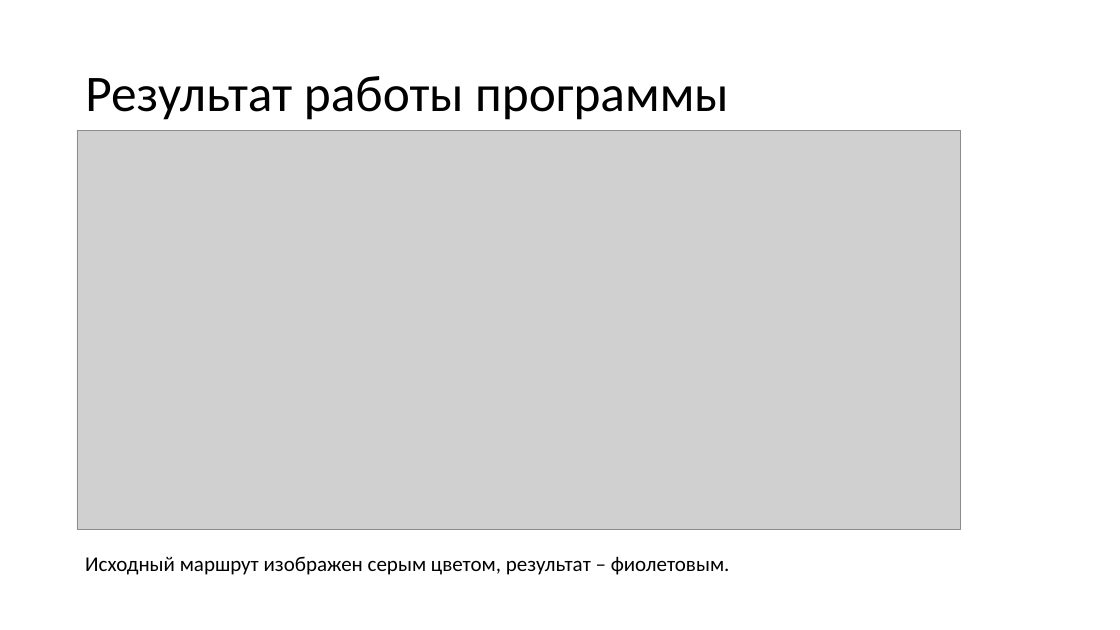
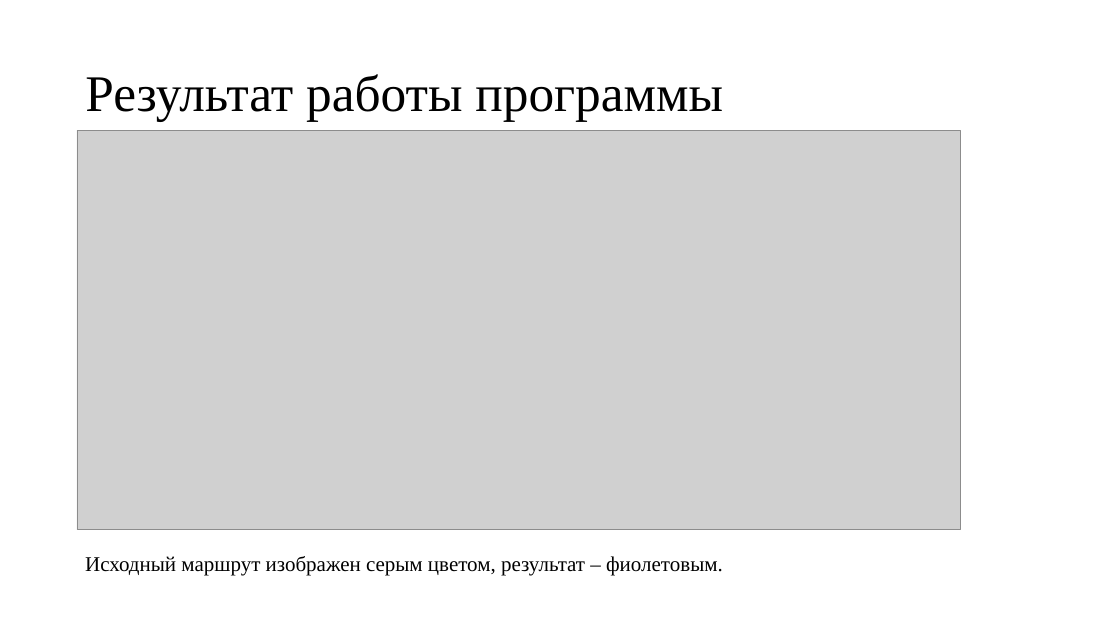
Before and after one commit to kaedvann/TrackFilter, a slide deck: slide 9 of docs/thesis/thesis.pptx (slide 7 before the commit). Drawn at 1120x630 pixels with LibreOffice and Linux fonts; fonts in the diff are those of the drawing; grey boxes stand for pictures. Boxes give left, top, right and bottom in pixels: in the first picture for what was removed or moved away, otherwise in the second. Text is boxed around its words. In the diff, an @@ line names an element or a change of style, - is before the commit and + after.

```diff
--- a/docs/thesis/thesis.pptx
+++ b/docs/thesis/thesis.pptx
@@ title "Результат работы программы" at box(85, 74, 723, 121): font Calibri to Times New Roman @@
@@ text "Исходный маршрут изображен серым цветом, ..." at box(85, 556, 723, 576): font Calibri to Times New Roman @@
```
Also in this commit, not shown: 6 other slides changed, 3 slides added, 1 slide removed, 6 other files.
